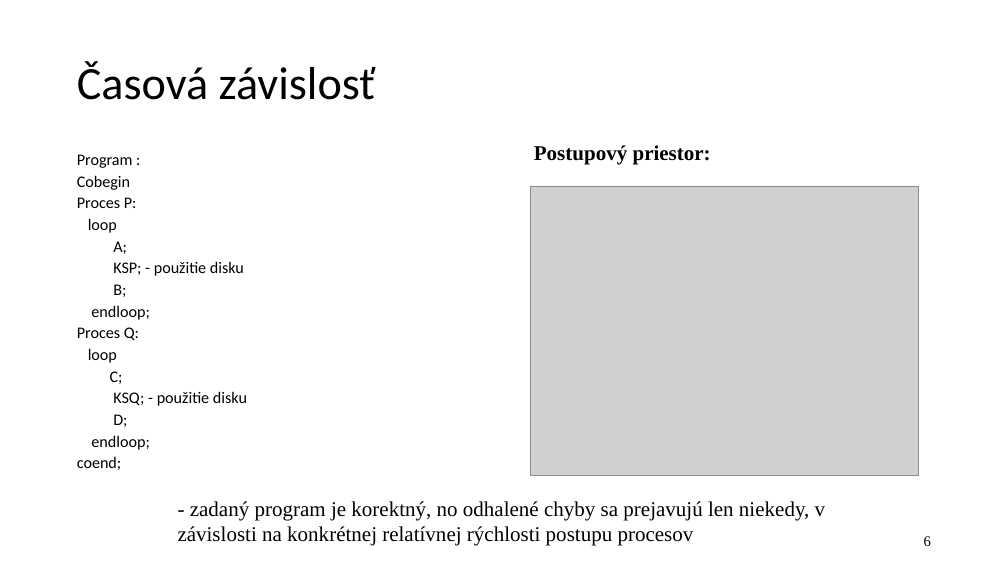
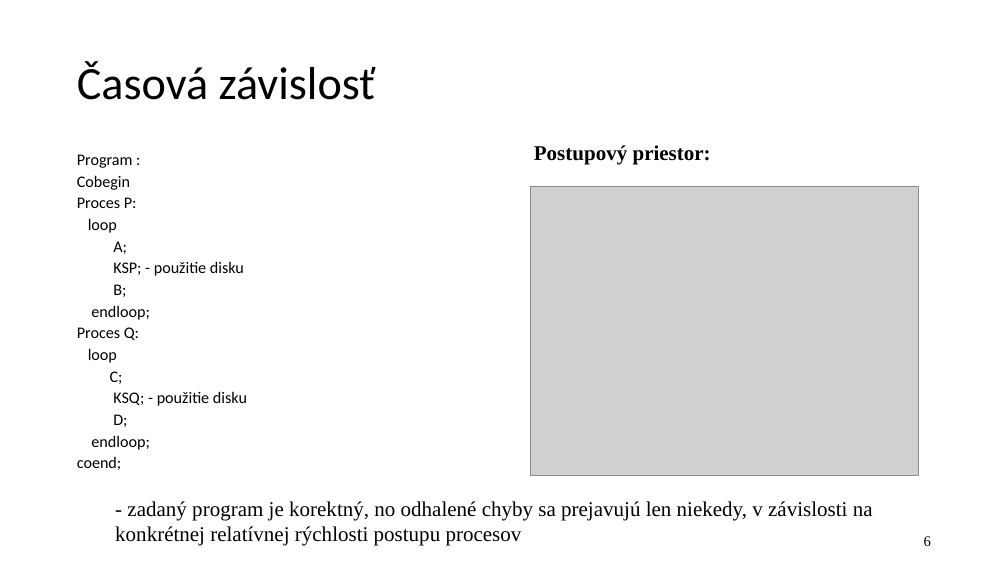
Before and after one commit to jb23lm87/OS-prednasky, a slide deck: slide 6 of OS 2 Úvod do paralélnych procesov a synchronizácie.pptx. Drawn at 1008x567 pixels with LibreOffice and Linux fonts; fonts in the diff are those of the drawing; grey boxes stand for pictures. Boxes give left, top, right and bottom in pixels: in the first picture for what was removed or moved away, otherwise in the second. Text is boxed around its words. In the diff, an @@ line names an element or a change of style, - is before the commit and + after.

```diff
--- a/OS 2 Úvod do paralélnych procesov a synchronizácie.pptx
+++ b/OS 2 Úvod do paralélnych procesov a synchronizácie.pptx
@@ text "- zadaný program je korektný, ..." rewrapped from [178,501,826,546] to [115,501,873,546] @@
```
Also in this commit, not shown: 13 other slides changed, 7 slides added, 8 slides removed.
